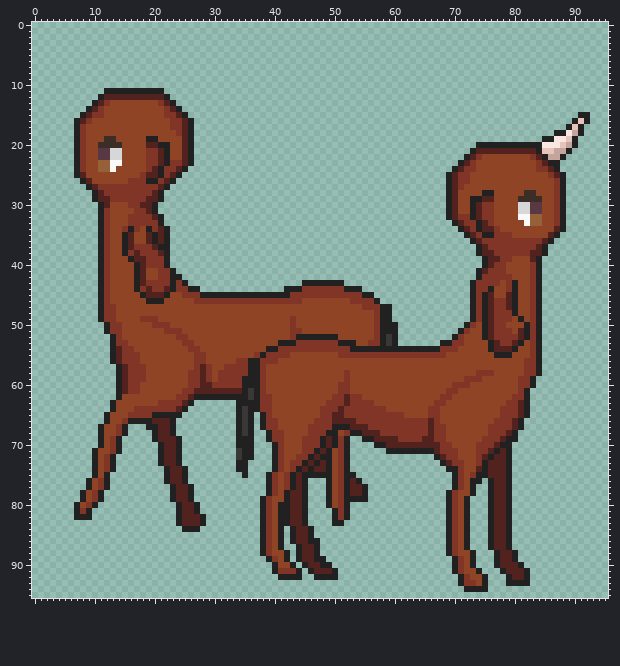
A sprite sheet gets an edit: sprite/creature/centaur/preview.png. That is the earlier state.
The file is 96x96 pixels.
After the commit:
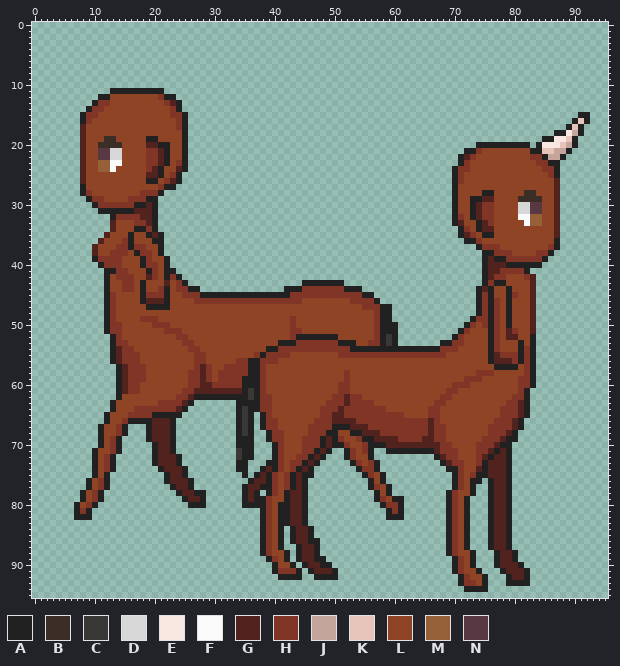
Palette (. is transparent): A #222121  B #3a2e27  C #3a3737  D #d7d7d7  E #f8e6e1  F #fafafa  G #51221e  H #803526  J #c3a59c  K #e7c4b9  L #8f4426  M #966138  N #583943
The exact change:
Changed rows in their new state; - is an unchanged pixel.
first column x 7:
11 -----.----------------------------------------------------------------------------
12 -----ALLLLLLLLH-A-----------------------------------------------------------------
13 ----H---------LHGA----------------------------------------------------------------
14 ---H-----------LH-----------------------------------------------------------------
15 --H-L----------L-H----------------------------------------------------------------
16 .A--------------L-A.--------------------------------------------------------------
17 .G--------------L-A.--------------------------------------------------------------
18 .G---------------LA.--------------------------------------------------------------
19 .G----------------A.--------------------------------------------------------------
20 .G----------------A.--------------------------------------------------------.-----
21 .G----------------A.---------------------------------------------A-HLLLLLLLLA-----
22 .G----------------A.--------------------------------------------AGHL---------H----
23 .G--------------L-A.---------------------------------------------HL-----------H---
24 .G-------------LL-----------------------------------------------H-L----------L-H--
25 .----------L---LH---------------------------------------------.A-L--------------A.
26 -GL------LLL--LHGA--------------------------------------------.A-L--------------G.
27 -ALLLLLLLLLLLLH-A---------------------------------------------.AL---------------G.
28 -AHLLLLLLLL--H------------------------------------------------.A----------------G.
29 --AHHLLLL---AA.-----------------------------------------------.A----------------G.
30 ---AHHHHH-AA--------------------------------------------------.A----------------G.
31 -----AAAAAGG--------------------------------------------------.A----------------G.
32 ----..AHH--GGA.-----------------------------------------------.A-L--------------G.
33 ----..G--L--GA.--------------------------------------------------LL-------------G.
34 ----..G-LLAAHA..-------------------------------------------------HL---L----------.
35 ----.G--LA--AGA.------------------------------------------------AGHL--LLL------LG-
36 ----GL--HA--L-A.-------------------------------------------------A-HLLLLLLLLLLLLA-
37 ---GLL-HHA--LL-.----------------------------------------------------H--LLLLLLLLHA-
38 ---GLLHHHLA--LA.---------------------------------------------------.AA---LLLLHHA--
39 ---AH-HH-LLA-LL-------------------------------------------------------AA-HHHHHA---
40 ------HH--LA--L-------------------------------------------------------GGAAAAA-----
41 ----.AAHH-LLAHLA---------------------------------------------------.AGG-HHHA..----
42 ----.A-HHHLLGHLAH--------------------------------------------------.AG--L--HG.----
43 ----.A--HHLALLLGL-------------------------------------------------..A-AALL--G.----
44 ----.A--HHLALL-AL-------------------------------------------------.AG---AL--G.----
45 ----.AH-----HHH---------------------------------------------------.AHA--AH--G.----
46 ----.AH----AGGGA--------------------------------------------------.AHA-LAL--G.----
47 ----.A------AAAA--------------------------------------------------.AHA-LAL--G.----
48 ----.A------------------------------------------------------------.AHA-LAL--G.----
49 ----.A--------------------------------------------------------------HA-LA-L-G.----
50 --------------------------------------------------------------------HA-LA--LG.----
51 --------------------------------------------------------------------LA-LGHLLG.----
52 --------------------------------------------------------------------LA-LGGLLA.----
53 ----------------------------------------------------------------------HLLL--A.----
54 ----------------------------------------------------------------------HLLLAHA.----
55 ---------------------------------------------------------------------AGHHHAHA.----
56 ---------------------------------------------------------------------AGGGHA-A.----
57 ----------------------------------------------------------------------AAAA--A.----
58 ----------------------------------------------------------------------------A.----
first column x 19:
67 -G-----------------------------------------
68 AG-------------------------------L---------
69 AG--A.---------------------------LLH-------
70 -AG-A.--------------------------AHLLHA-----
71 -AG-A.-------------------------..-HLHA-----
72 -AG---------------------------...-HLLA-----
73 -AG-----------------A--------.....AHLHA----
74 --AG---------------AG-------......-AHHA----
75 ------------------AG--------.......-AHLA---
76 ------GA---------AGG----------......-ALA---
77 ----------------AGGA----------.......AHLA--
78 ----.A-GAA------AGA-----------.......-ALA--
79 ----..AGGA------AGA-----------.......-AHLAA
80 -----..A-A------AAA-----------....-----AHHA
81 -----....----------------------...------AHA
82 -----.....---------------------...------AAA
83 -----.....---------------------..----------
84 ------...----------------------------------
Boxes around the changes in both pictures, in picture pixels (x1, y1, x2, y2):
changed: (74, 88, 194, 322)
changed: (446, 142, 566, 376)
changed: (146, 424, 206, 532)
changed: (314, 430, 404, 526)
added: (242, 460, 272, 508)
